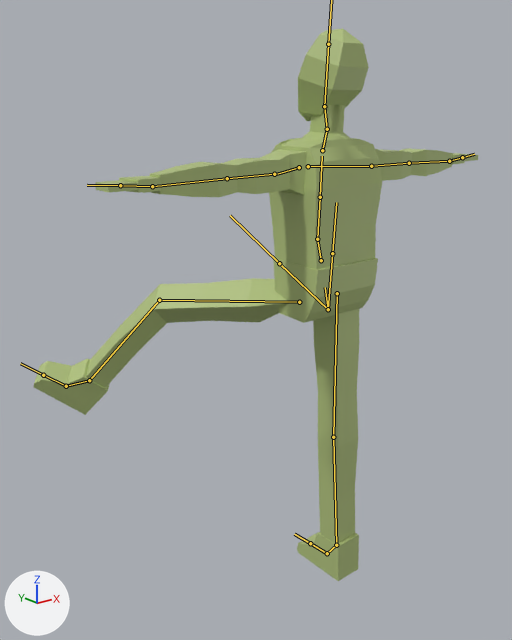
What one commit did to the FBX model Assets/Models/Enemies/Zombie/zombie.fbx.
Before and after are seen from a camera (50 mm lens) standing at (-1.479, -1.653, 1.628) and looking at (0.042, 0.248, 0.868). Lighting does not change. The marker at lower left points along +X, +Y and +Z. Both versions are drawn at frame 26 of the action 'ZomWalk'; the numbers are the values there. The bones that bend it are drawn over the model as lines.

Objects in the first picture: 'Guy'.
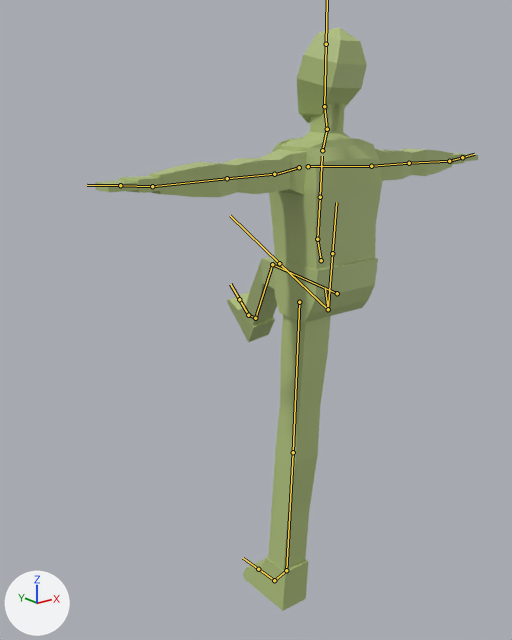
Where the change shows, as pixel boxes (x1, y1, x2, y2) in the pictures (512 x 640 px):
'Guy', posed (14% narrower): before (34, 28, 478, 581); after (95, 27, 478, 611)
bone 'spine.006', root to tip: before (324, 106) to (328, 44); after (324, 106) to (326, 44)
bone 'thigh.L', root to tip: before (299, 302) to (159, 300); after (299, 302) to (293, 452)
bone 'shin.L', root to tip: before (159, 300) to (89, 380); after (293, 452) to (286, 570)
bone 'thigh.R', root to tip: before (337, 293) to (333, 437); after (337, 293) to (272, 264)
bone 'shin.R', root to tip: before (333, 437) to (336, 545); after (272, 264) to (255, 318)

What the commit changed:
Bone 'spine.006' (bone_spine_006) turns from (-19, 0, 0) to (-15, 0, 0) degrees about its own x, y and z.
Bone 'thigh.L' (bone_thigh_l) turns from (-105, -22, 52) to (0, 0, 0) degrees about its own x, y and z.
Bone 'shin.L' (bone_shin_l) turns from (24, 21, -25) to (0, 0, 0) degrees about its own x, y and z.
Bone 'thigh.R' (bone_thigh_r) turns from (0, 0, 0) to (-88, 16, -1) degrees about its own x, y and z.
Bone 'shin.R' (bone_shin_r) turns from (0, 0, 0) to (43, -13, -5) degrees about its own x, y and z.
